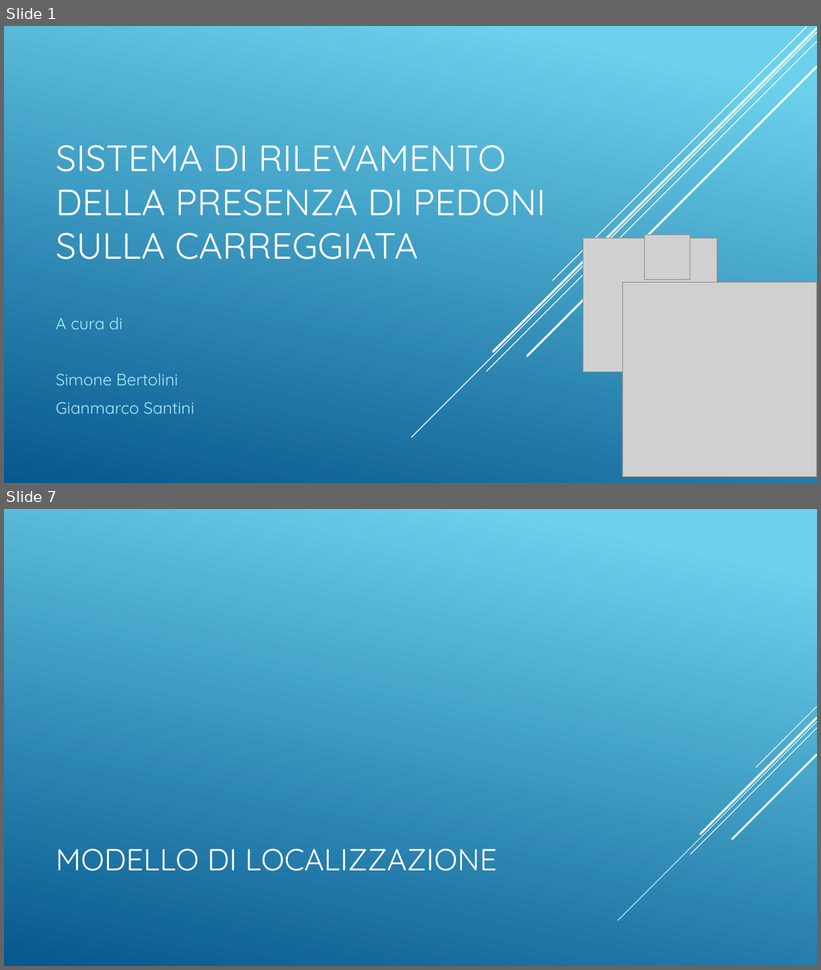
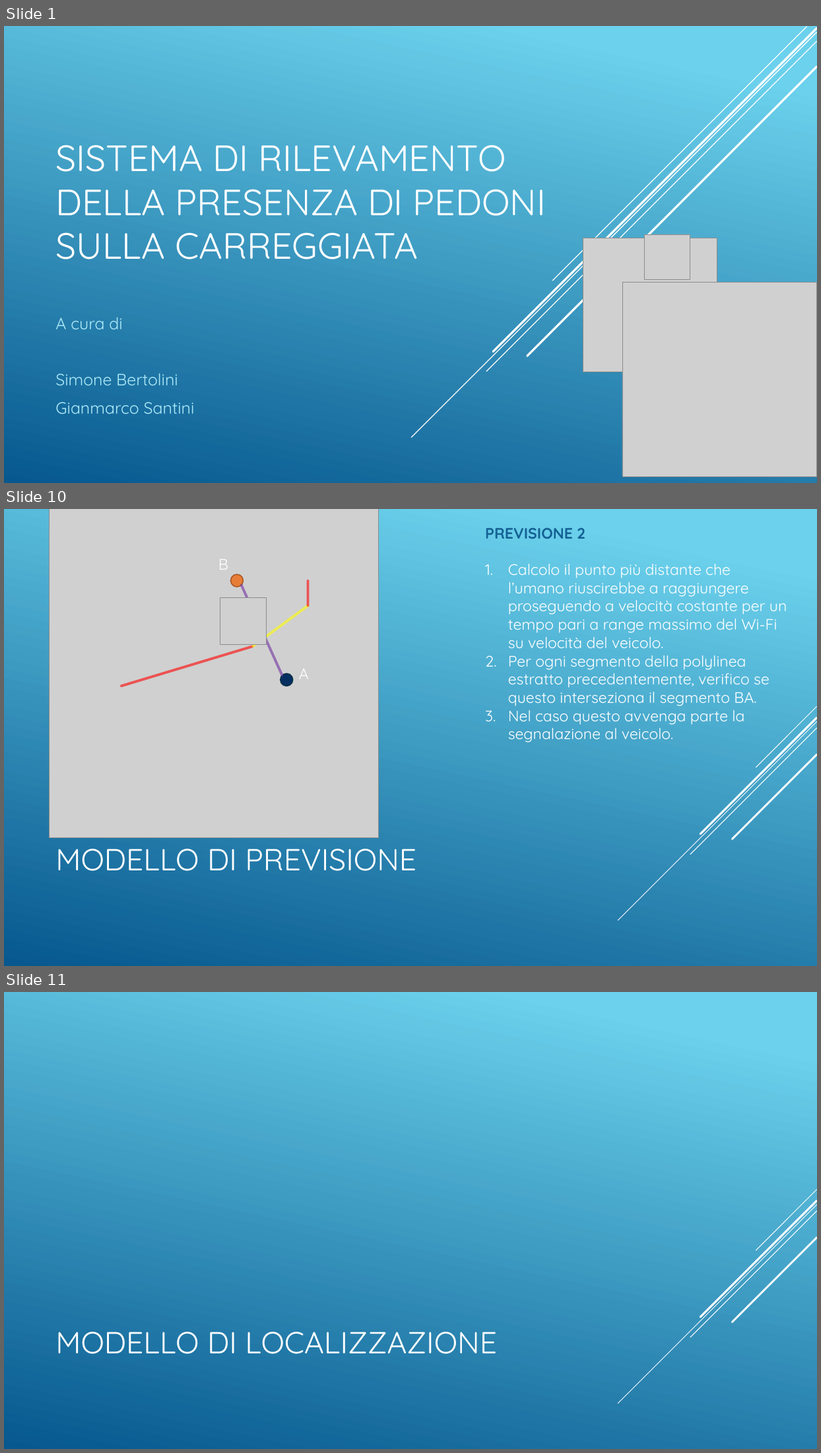
Before and after one commit to Siber93/CarAlertSystem, a slide deck: doc/Vehicles_VS_Humans.pptx. Shown one above the other, each under a label of ours: slides 1 and 7 before the commit, slides 1, 10 and 11 after it; the slides between them are not shown. The pictures are 821x970 and 821x1453 pixels, drawn with LibreOffice and Linux fonts; fonts in the diff are those of the drawing; grey boxes stand for pictures. Boxes give left, top, right and bottom in pixels: in the first picture for what was removed or moved away, otherwise in the second. Text is boxed around its words. In the diff, an @@ line names an element or a change of style, - is before the commit and + after.

```diff
--- a/doc/Vehicles_VS_Humans.pptx
+++ b/doc/Vehicles_VS_Humans.pptx
@@ slide 10 added at [4, 509, 817, 966], background gradient #6ED2EB to #06588E; not listed: 5 template elements that a slide beside it also shows @@
@@ picture added at [49, 509, 378, 838] @@
@@ text added at [485, 528, 787, 743], 18 pt, text #FFFFFF @@
+PREVISIONE 2
+1. Calcolo il punto più distante che l’umano riuscirebbe a raggiungere proseguendo a velocità costante per un tempo pari a range massimo del Wi-Fi su velocità del veicolo.
+2. Per ogni segmento della polylinea estratto precedentemente, verifico se questo interseziona il segmento BA.
+3. Nel caso questo avvenga parte la segnalazione al veicolo.
@@ text added at [218, 559, 228, 570], 18 pt, text #FFFFFF @@
+B
@@ ellipse added at [231, 574, 244, 587], fill #E87D37, outline #AC5929 1.25 pt @@
@@ line added from (242, 586) to (282, 675), #7030A0 3 pt @@
@@ line added from (308, 606) to (308, 580), #FF0000 3 pt @@
@@ picture added at [220, 598, 266, 644] @@
@@ line added from (253, 646) to (308, 606), #FFFF00 3 pt @@
@@ line added from (121, 686) to (253, 646), #FF0000 3 pt @@
@@ ellipse added at [281, 674, 293, 687], fill #052F61, outline #043148 1.25 pt @@
@@ text added at [299, 669, 309, 679], 18 pt, text #FFFFFF @@
+A
@@ title added at [55, 849, 416, 871], 36 pt, text #FFFFFF @@
+MODELLO DI PREVISIONE
@@ what was slide 7 is now slide 11 @@
```
Also in this commit, not shown: 2 slides changed, 6 other slides added, 3 slides removed.
